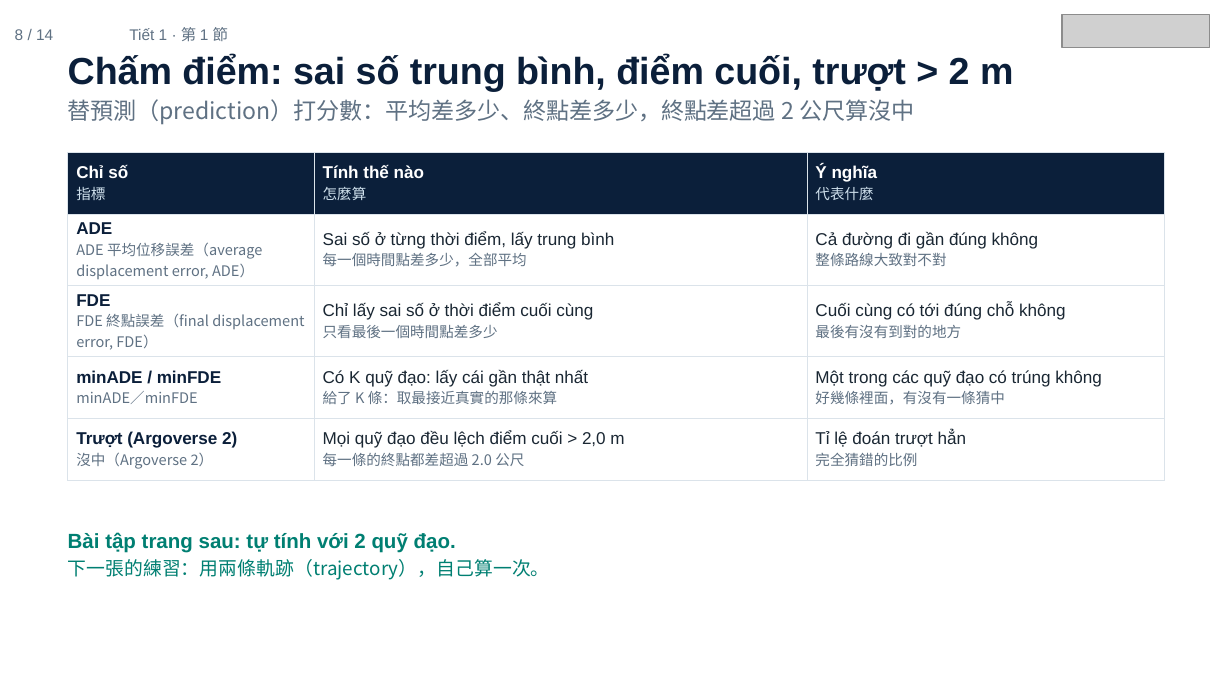
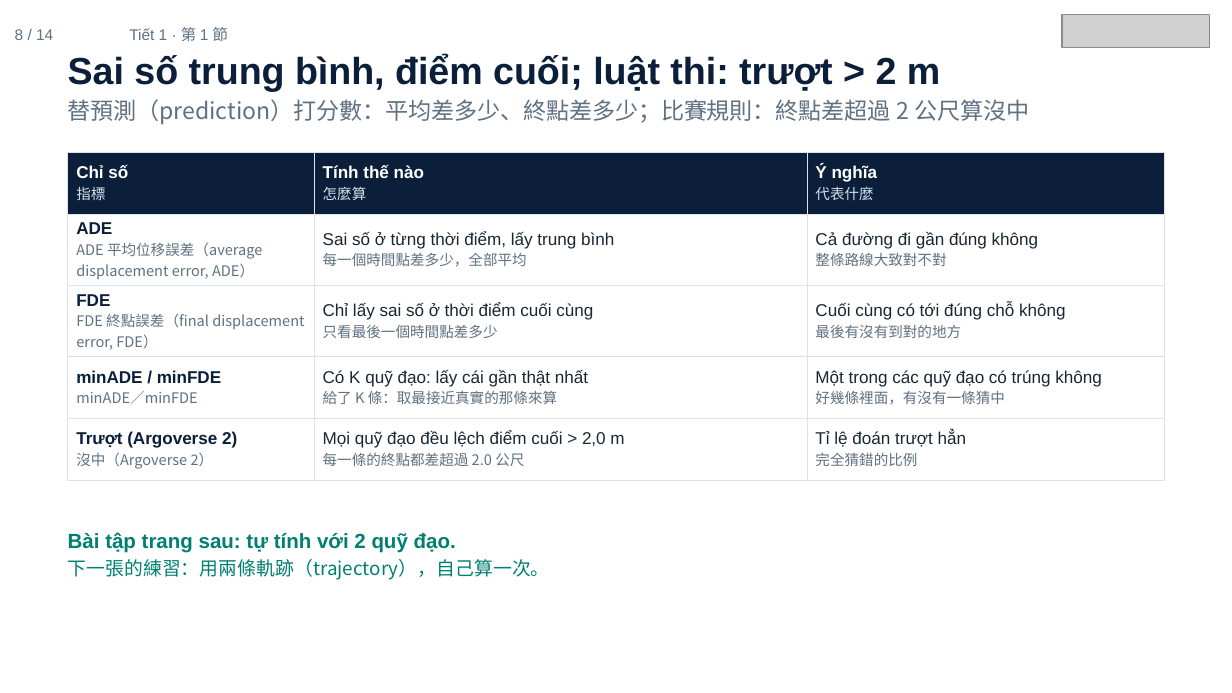
Before and after one commit to ch-neural/MITUST-Principles-of-Self-Driving-Cars, a slide deck: slide 8 of 第十三週(12-03)/第十三週_第1節_簡報.pptx. Drawn at 1232x693 pixels with LibreOffice and Linux fonts; fonts in the diff are those of the drawing; grey boxes stand for pictures. Boxes give left, top, right and bottom in pixels: in the first picture for what was removed or moved away, otherwise in the second. Text is boxed around its words. In the diff, an @@ line names an element or a change of style, - is before the commit and + after.

```diff
--- a/第十三週(12-03)/第十三週_第1節_簡報.pptx
+++ b/第十三週(12-03)/第十三週_第1節_簡報.pptx
@@ text at bbox=[68, 54, 1029, 124]: text changed @@
-Chấm điểm: sai số trung bình, điểm cuối, trượt > 2 m
-替預測（prediction）打分數：平均差多少、終點差多少，終點差超過 2 公尺算沒中
+Sai số trung bình, điểm cuối; luật thi: trượt > 2 m
+替預測（prediction）打分數：平均差多少、終點差多少；比賽規則：終點差超過 2 公尺算沒中
```
Also in this commit, not shown: 1 other slide changed.
